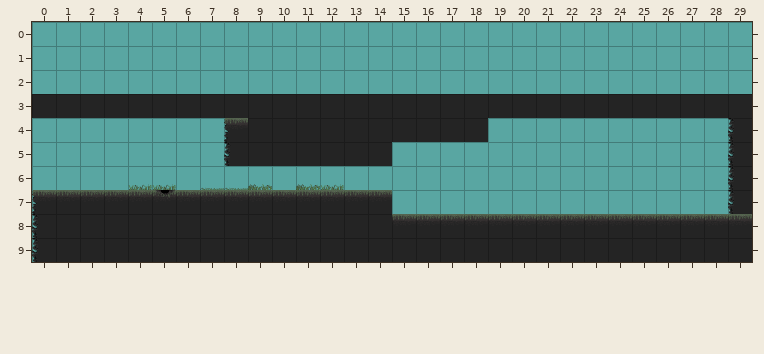
A Tiled map gets an edit: android/assets/map.tmx. Above is the file before it was changed.
Cells are 64x64 px. Shown: x 0..29, y 0..9.
The same view after the edit:
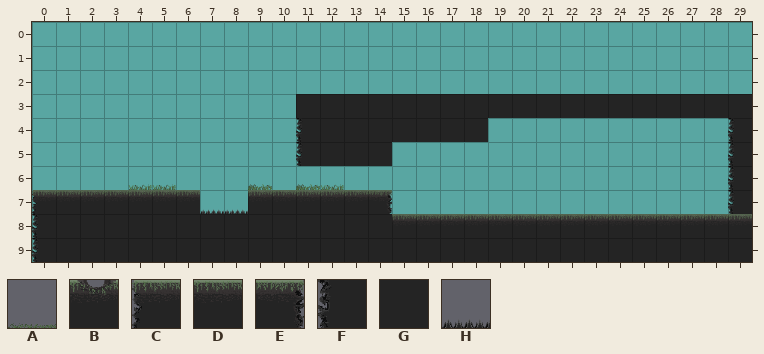
Key: from "forrest_tileset": A 0, B 4, C 5, D 6, E 7, F 9, G 10, H 12.
_ is an empty cell.
Diff:
Layer "Fg":
y 3: x 0..10 GGGGGGGGGGG -> ___________
y 4: x 8..11 CGGG -> ___F
y 5: x 8..11 FGGG -> ___F
y 6: x 7..8 AA -> __
y 7: x 5 B -> D; x 7..8 DD -> HH; x 14 D -> E
Pixel boxes of the changes (left, top, right, bottom) in both pictures:
changed: (32, 94, 302, 214)
changed: (368, 190, 392, 214)
